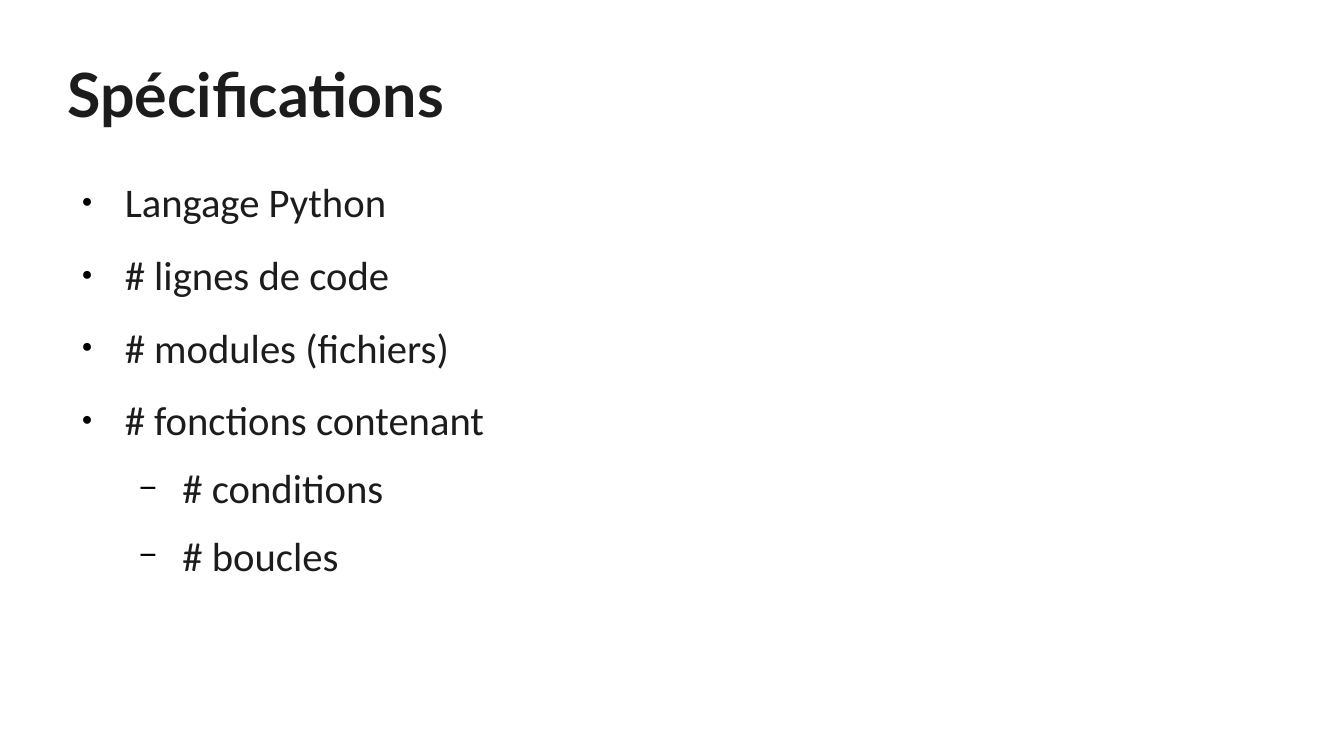
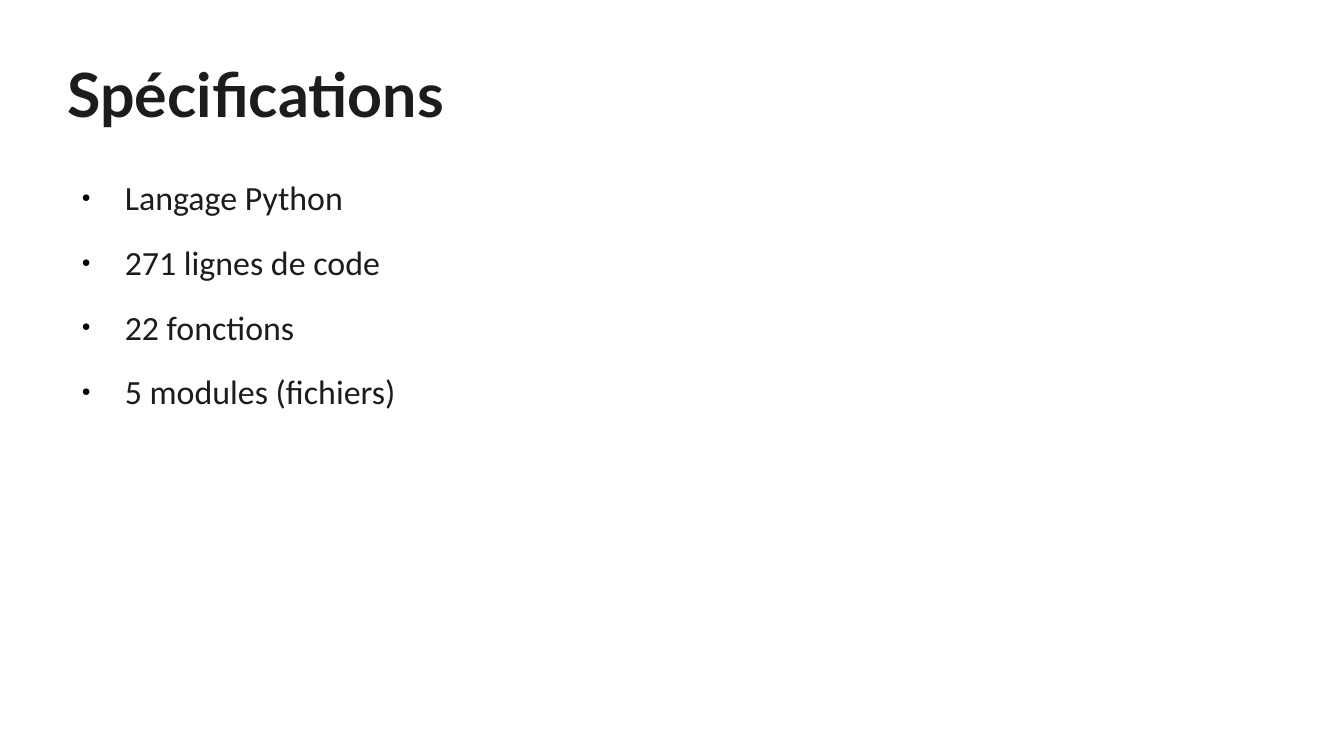
Before and after one commit to 5cover/Puissance-4, a slide deck: slide 3 of diapo.odp. Drawn at 1344x756 pixels with LibreOffice and Linux fonts; fonts in the diff are those of the drawing. Boxes give left, top, right and bottom in pixels: in the first picture for what was removed or moved away, otherwise in the second. Text is boxed around its words. In the diff, an @@ line names an element or a change of style, - is before the commit and + after.

```diff
--- a/diapo.odp
+++ b/diapo.odp
@@ text at box(125, 186, 343, 216): size 24 to 20 pt in "Langage Python" @@
@@ text at box(125, 251, 396, 409): text changed; size 24 to 20 pt @@
-● # lignes de code
-● # modules (fichiers)
-● # fonctions contenant
-  − # conditions
-  − # boucles
+● 271 lignes de code
+● 22 fonctions
+● 5 modules (fichiers)
```
Also in this commit, not shown: 10 other slides changed, 4 slides added, 3 slides removed, 6 other files.
